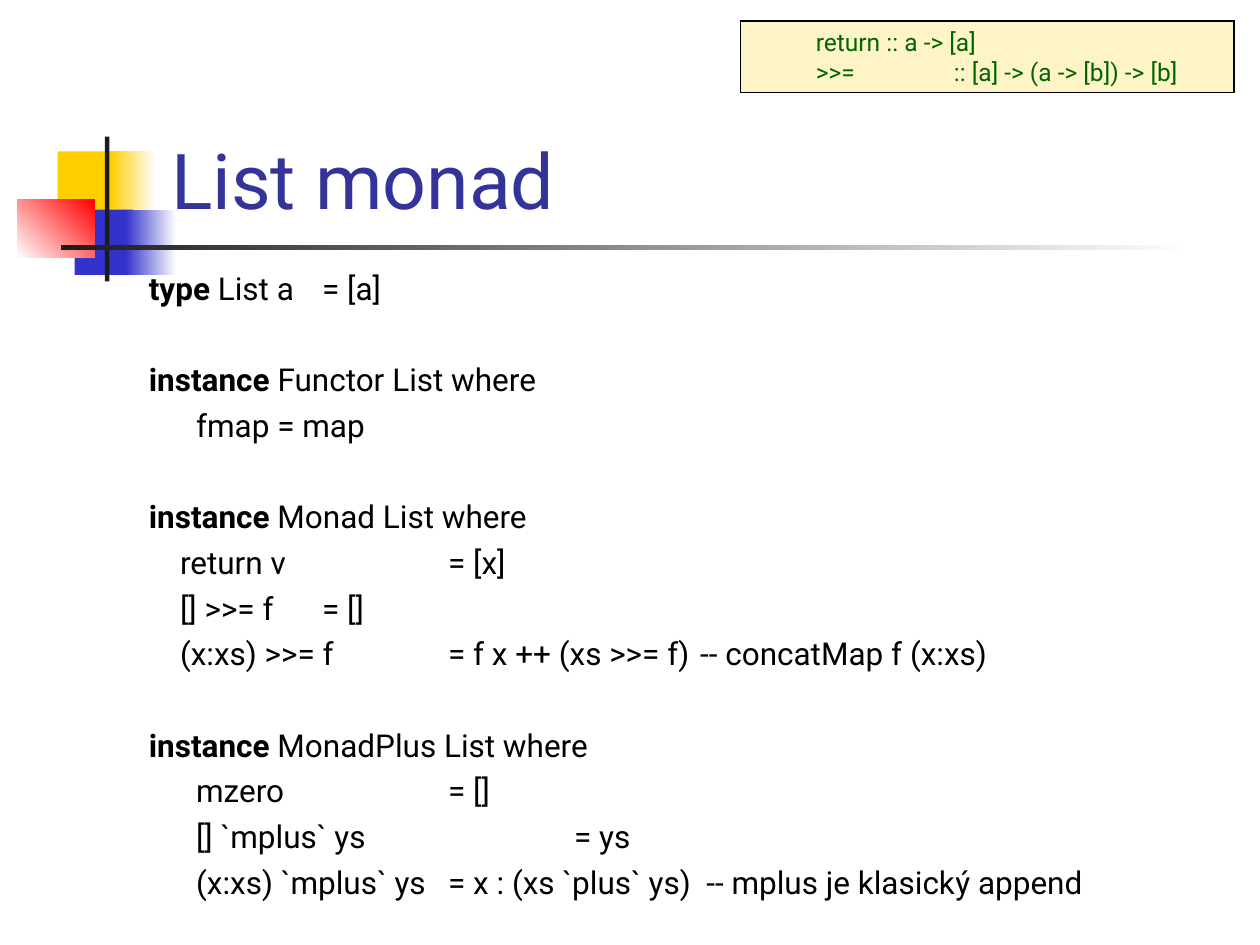
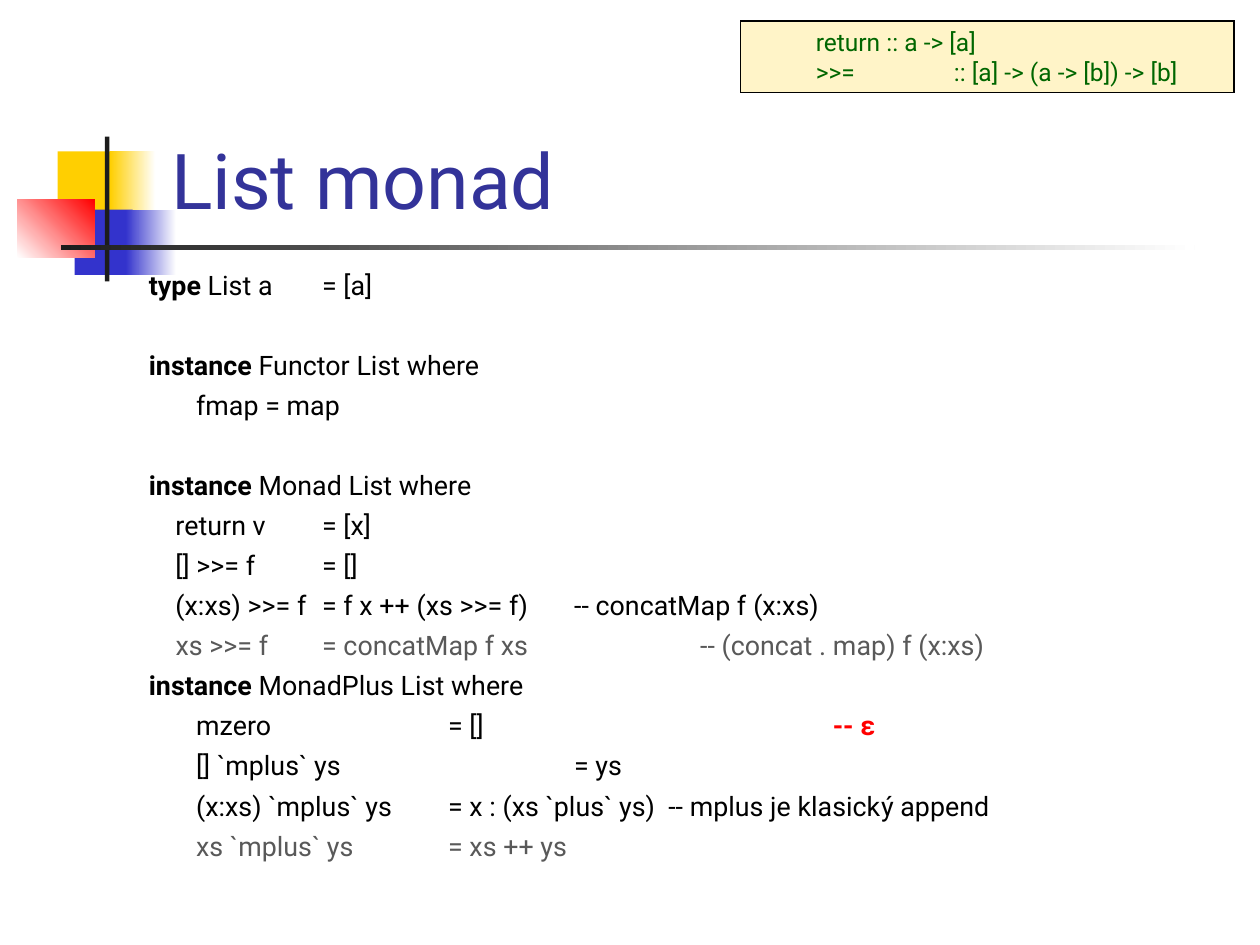
Before and after one commit to Funkcionalne/Prednasky, a slide deck: slide 33 of 12/12_fpro.ppt (slide 32 before the commit). Drawn at 1260x945 pixels with LibreOffice and Linux fonts; fonts in the diff are those of the drawing. Boxes give left, top, right and bottom in pixels: in the first picture for what was removed or moved away, otherwise in the second. Text is boxed around its words. In the diff, an @@ line names an element or a change of style, - is before the commit and + after.

```diff
--- a/12/12_fpro.ppt
+++ b/12/12_fpro.ppt
@@ text at box(149, 271, 989, 822): size 18 to 15.3 pt in "type List a = [a]", "instance Functor List where", "fmap = map", "instance Monad List where" and 6 more places @@
@@ text at box(176, 634, 983, 661): paragraph added @@
+xs >>= f = concatMap f xs -- (concat . map) f (x:xs)
@@ text at box(196, 720, 875, 736): text changed; size 18 to 15.3 pt @@
-mzero = []
+mzero = [] -- ε
@@ text at box(196, 836, 567, 862): paragraph added @@
+xs `mplus` ys = xs ++ ys
```
Also in this commit, not shown: 24 other slides changed, 1 slide added, 5 slides removed, 1 other file.
